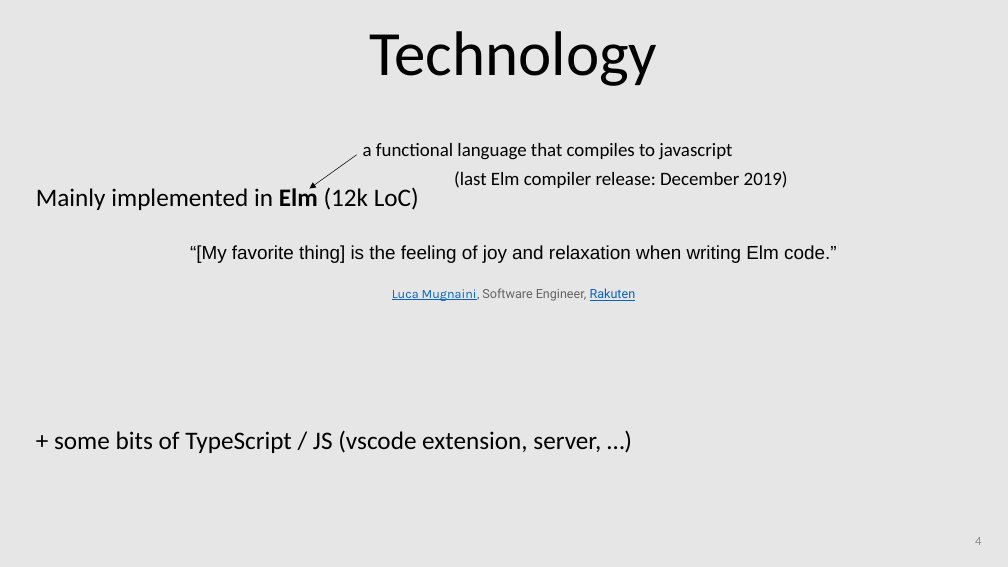
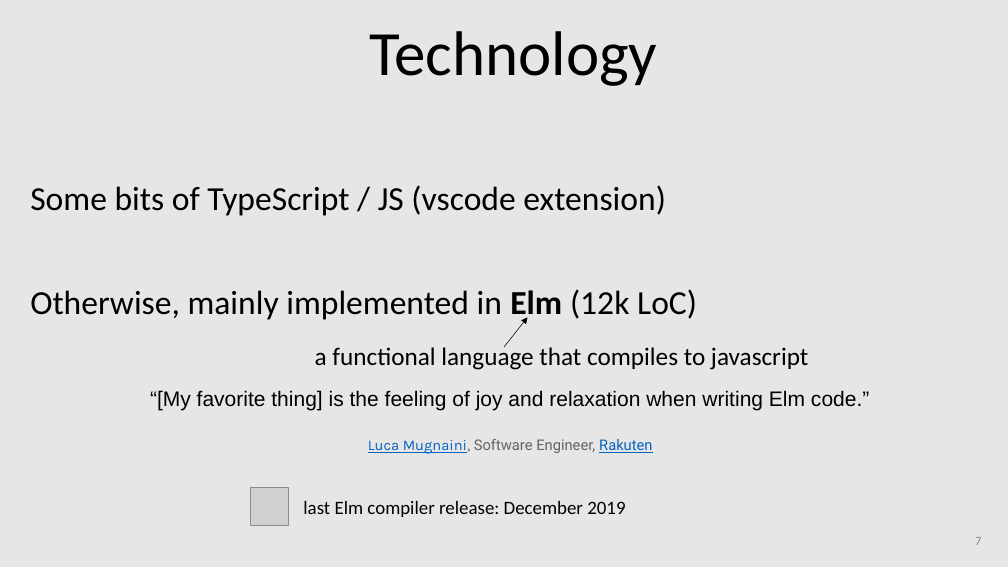
Before and after one commit to amblafont/slides, a slide deck: slide 7 of grapheditor/2024-october-chambery.pptx (slide 4 before the commit). Drawn at 1008x567 pixels with LibreOffice and Linux fonts; fonts in the diff are those of the drawing; grey boxes stand for pictures. Boxes give left, top, right and bottom in pixels: in the first picture for what was removed or moved away, otherwise in the second. Text is boxed around its words. In the diff, an @@ line names an element or a change of style, - is before the commit and + after.

```diff
--- a/grapheditor/2024-october-chambery.pptx
+++ b/grapheditor/2024-october-chambery.pptx
@@ text at box(30, 185, 666, 216): text changed; size 24 to 32 pt @@
-+ some bits of TypeScript / JS (vscode extension, server, …)
+Some bits of TypeScript / JS (vscode extension)
@@ text at box(30, 289, 697, 323): text changed; size 24 to 32 pt @@
-Mainly implemented in Elm (12k LoC)
+Otherwise, mainly implemented in Elm (12k LoC)
@@ arrow moved from (357, 155) - (309, 188) to (504, 347) - (528, 318) @@
@@ text "a functional language that compiles ...": place and size @@
-text "a functional language that compiles ..." at box(363, 143, 732, 160)
+text "a functional language that compiles ..." at box(315, 345, 808, 370)
@@ text "a functional language that compiles ..." at box(315, 345, 808, 370): size 18 to 24 pt @@
@@ text "“[My favorite thing] is the ...": place and size @@
-text "“[My favorite thing] is the ..." at box(190, 245, 837, 301)
+text "“[My favorite thing] is the ..." at box(150, 390, 869, 454)
@@ text "“[My favorite thing] is the ..." at box(150, 390, 869, 454): size 18 to 20 pt in "“[My favorite thing] is the feeling of ..."; size 12 to 14 pt in "Luca Mugnaini, Software Engineer, Rakuten" @@
@@ picture added at box(250, 487, 288, 525) @@
@@ text at box(303, 501, 625, 517): text changed @@
-  (last Elm compiler release: December 2019)
+  last Elm compiler release: December 2019
@@ page number at box(975, 537, 981, 545): text changed @@
-4
+7
```
Also in this commit, not shown: 8 other slides changed, 18 slides added, 13 slides removed.
